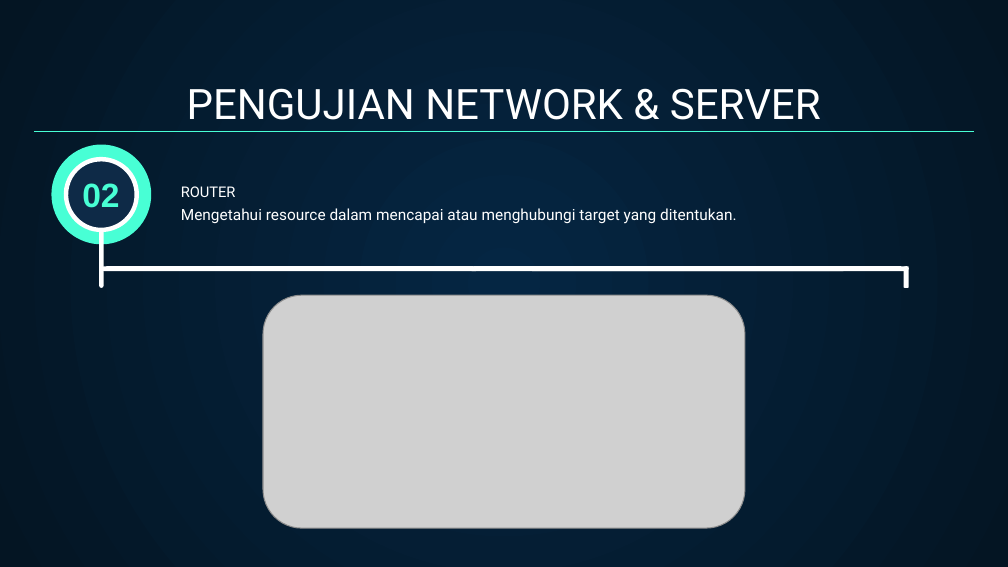
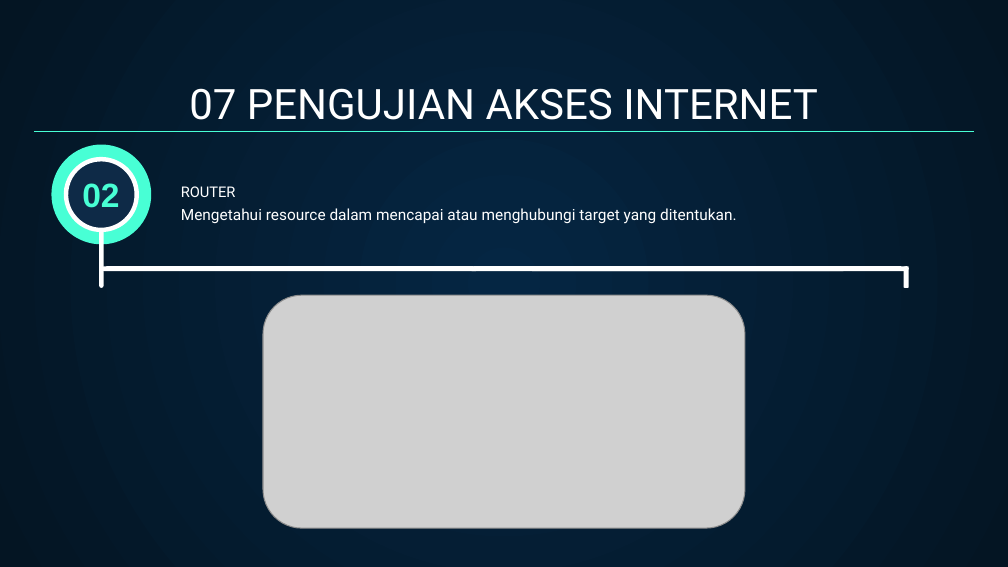
Before and after one commit to admin708/dokumen, a slide deck: slide 13 of ppt ith.pptx (slide 7 before the commit). Drawn at 1008x567 pixels with LibreOffice and Linux fonts; fonts in the diff are those of the drawing; grey boxes stand for pictures. Boxes give left, top, right and bottom in pixels: in the first picture for what was removed or moved away, otherwise in the second. Text is boxed around its words. In the diff, an @@ line names an element or a change of style, - is before the commit and + after.

```diff
--- a/ppt ith.pptx
+++ b/ppt ith.pptx
@@ title at (189,88,818,120): text changed @@
-PENGUJIAN NETWORK & SERVER
+07 PENGUJIAN AKSES INTERNET
```
Also in this commit, not shown: 6 other slides changed, 3 slides added, 1 other file.
